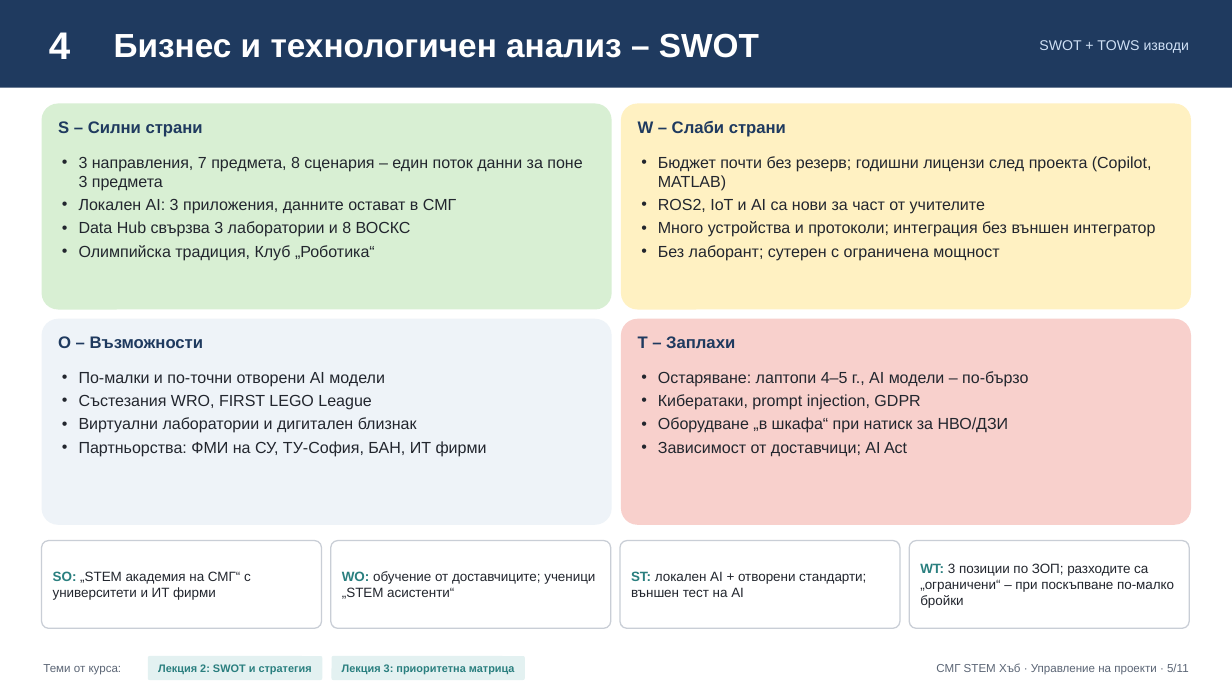
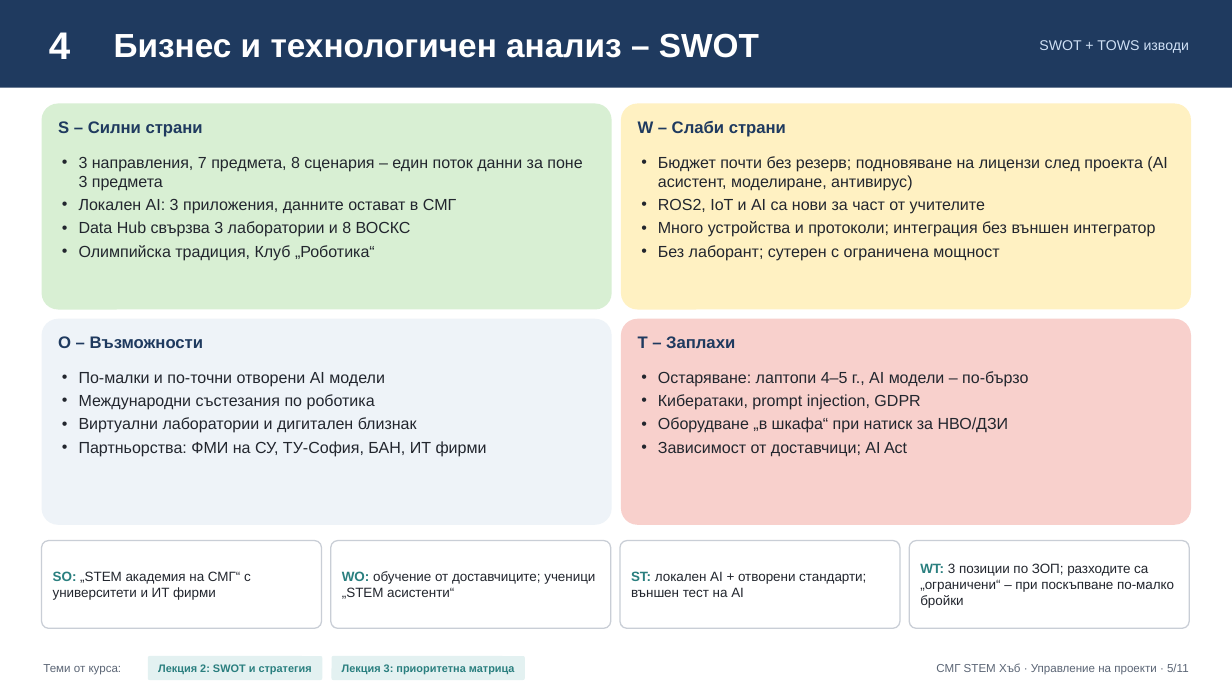
Before and after one commit to Alex-Tsvetanov/Project-Management, a slide deck: slide 5 of stem-project/solution/stem-presentation.pptx. Drawn at 1232x693 pixels with LibreOffice and Linux fonts; fonts in the diff are those of the drawing. Boxes give left, top, right and bottom in pixels: in the first picture for what was removed or moved away, otherwise in the second. Text is boxed around its words. In the diff, an @@ line names an element or a change of style, - is before the commit and + after.

```diff
--- a/stem-project/solution/stem-presentation.pptx
+++ b/stem-project/solution/stem-presentation.pptx
@@ text at [658,156,1167,191]: text changed @@
-• Бюджет почти без резерв; годишни лицензи след проекта (Copilot, MATLAB)
+• Бюджет почти без резерв; подновяване на лицензи след проекта (AI асистент, моделиране, антивирус)
@@ text at [79,394,375,410]: text changed @@
-• Състезания WRO, FIRST LEGO League
+• Международни състезания по роботика
```
Also in this commit, not shown: 6 other slides changed, 4 other files.
